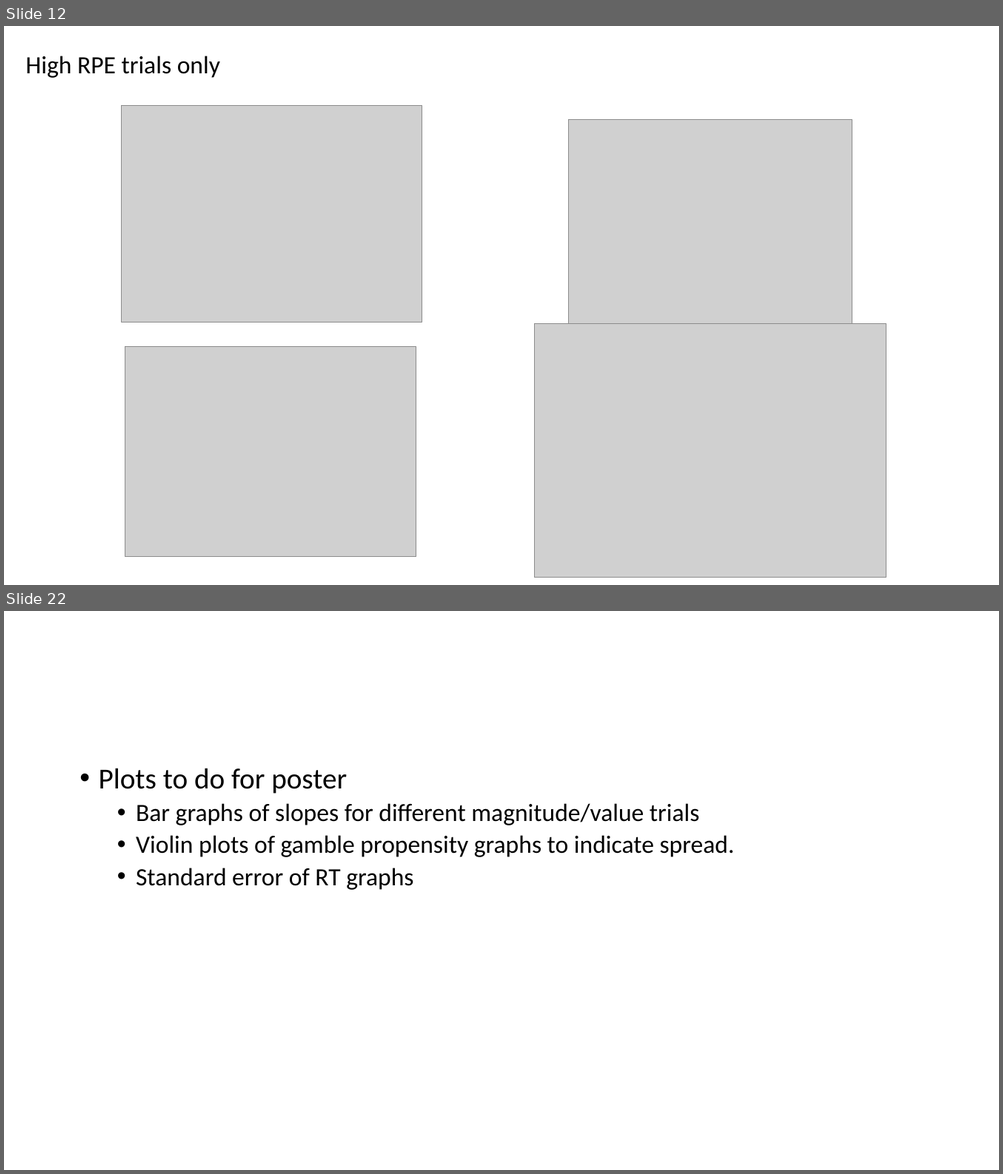
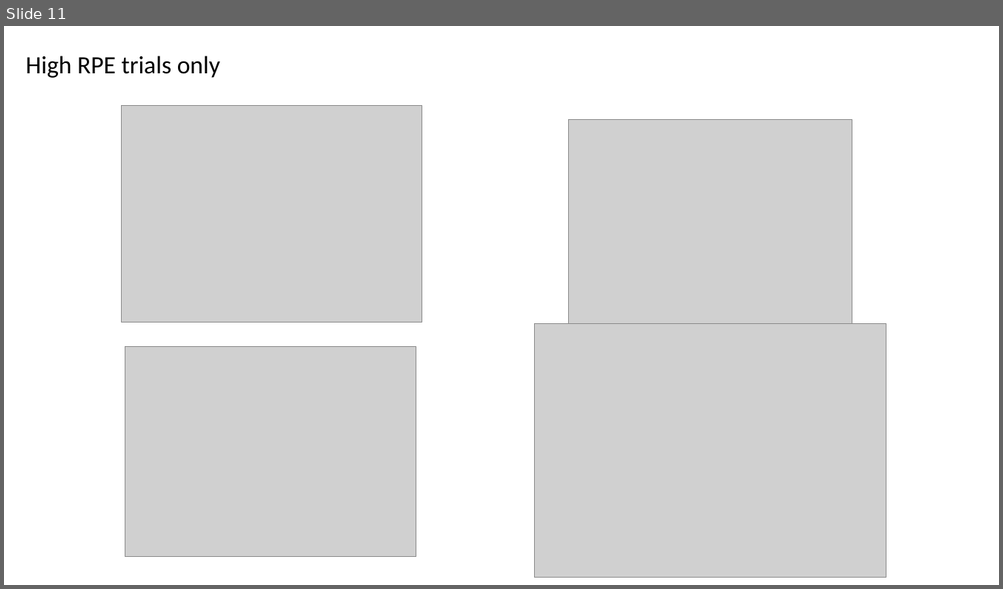
Before and after one commit to gpagnier/rampAnalysis, a slide deck: RampV04Presentation.pptx. Shown one above the other, each under a label of ours: slides 12 and 22 before the commit, slide 11 after it; the slides between them are not shown. The pictures are 1003x1174 and 1003x589 pixels, drawn with LibreOffice and Linux fonts; fonts in the diff are those of the drawing; grey boxes stand for pictures. Boxes give left, top, right and bottom in pixels: in the first picture for what was removed or moved away, otherwise in the second. Text is boxed around its words. In the diff, an @@ line names an element or a change of style, - is before the commit and + after.

```diff
--- a/RampV04Presentation.pptx
+++ b/RampV04Presentation.pptx
@@ slide 22 removed at box(4, 611, 999, 1170), background #FFFFFF @@
@@ text removed at box(99, 768, 734, 890) @@
-• Plots to do for poster
-  • Bar graphs of slopes for different magnitude/value trials
-  • Violin plots of gamble propensity graphs to indicate spread.
-  • Standard error of RT graphs
@@ what was slide 12 is now slide 11 @@
```
Also in this commit, not shown: 8 slides changed, 6 slides added, 10 other slides removed, 3 other files.
